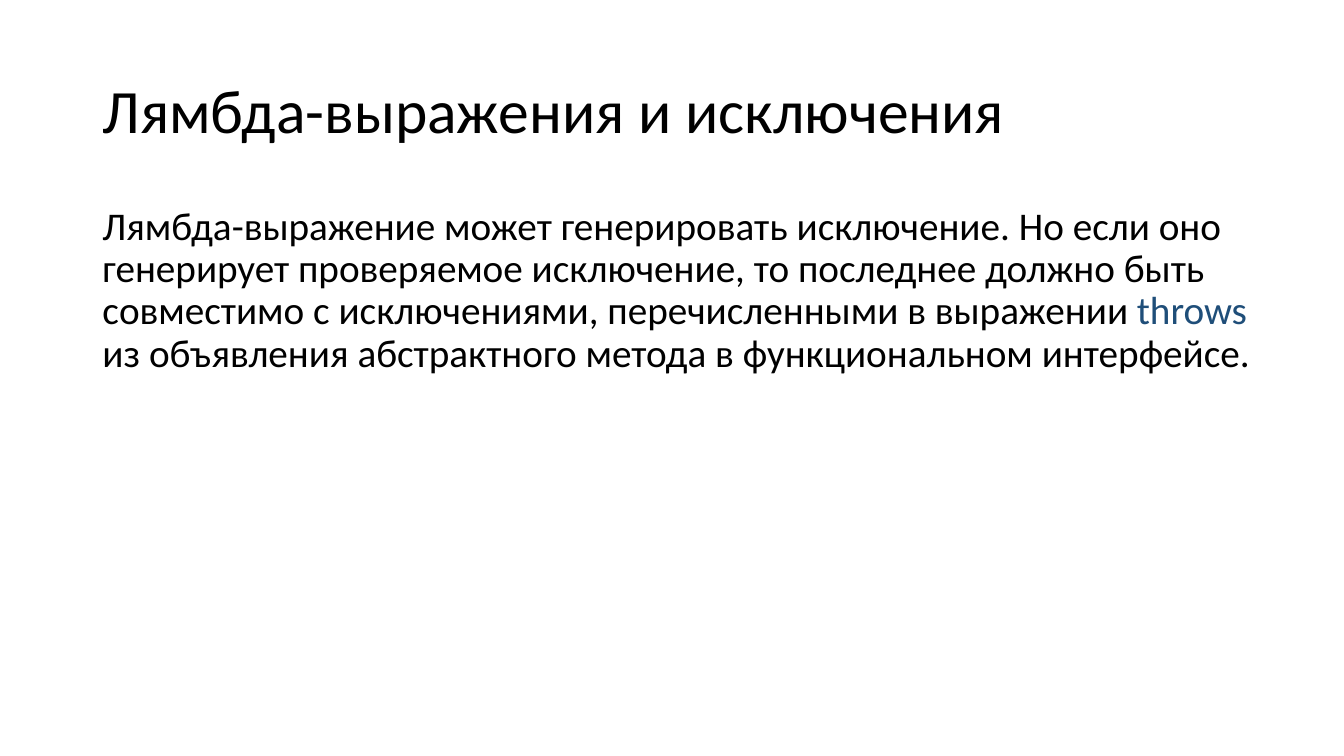
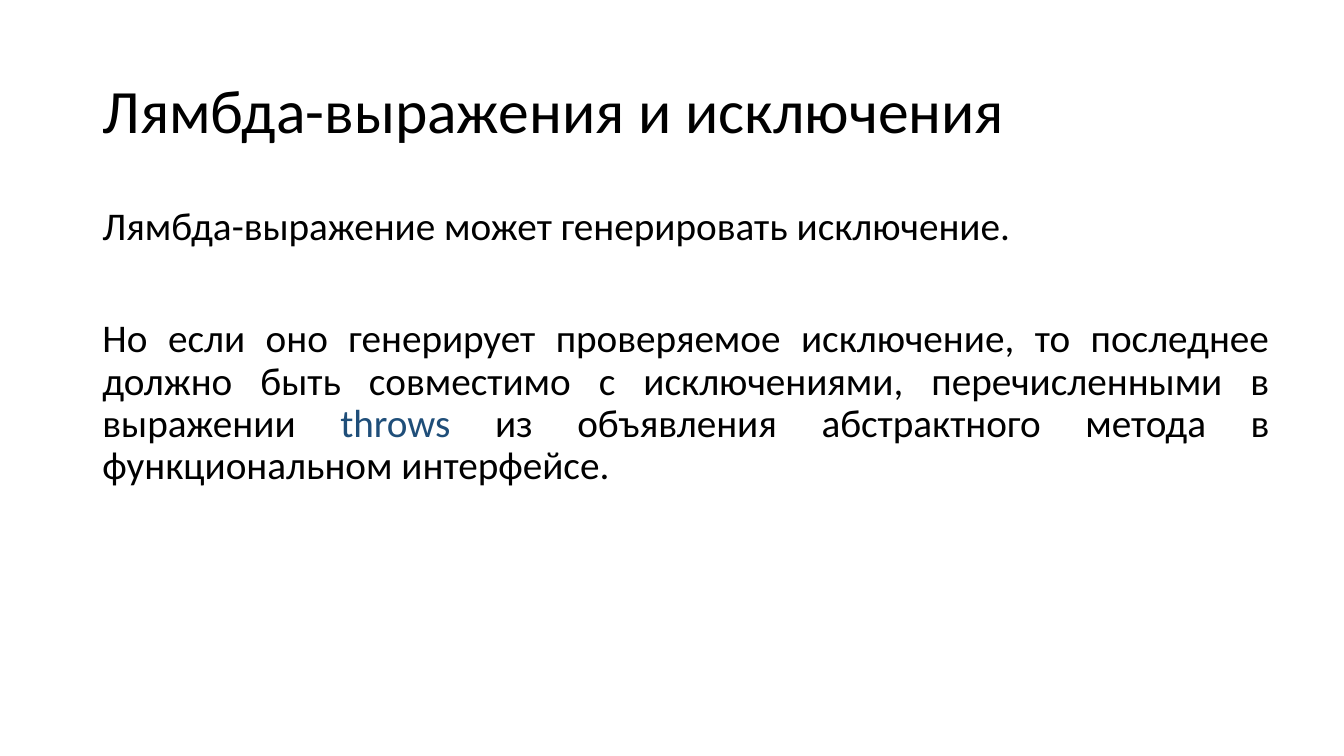
Before and after one commit to infostroytraining/tasks, a slide deck: slide 15 of presentations/java8.pptx. Drawn at 1344x756 pixels with LibreOffice and Linux fonts; fonts in the diff are those of the drawing. Boxes give left, top, right and bottom in pixels: in the first picture for what was removed or moved away, otherwise in the second. Text is boxed around its words. In the diff, an @@ line names an element or a change of style, - is before the commit and + after.

```diff
--- a/presentations/java8.pptx
+++ b/presentations/java8.pptx
@@ text at [102,213,1270,486]: text changed @@
-Лямбда-выражение может генерировать исключение. Но если оно генерирует проверяемое исключение, то последнее должно быть совместимо с исключениями, перечисленными в выражении throws из объявления абстрактного метода в функциональном интерфейсе.
+Лямбда-выражение может генерировать исключение.
+Но если оно генерирует проверяемое исключение, то последнее должно быть совместимо с исключениями, перечисленными в выражении throws из объявления абстрактного метода в функциональном интерфейсе.
```
Also in this commit, not shown: 6 other slides changed, 9 slides added.
